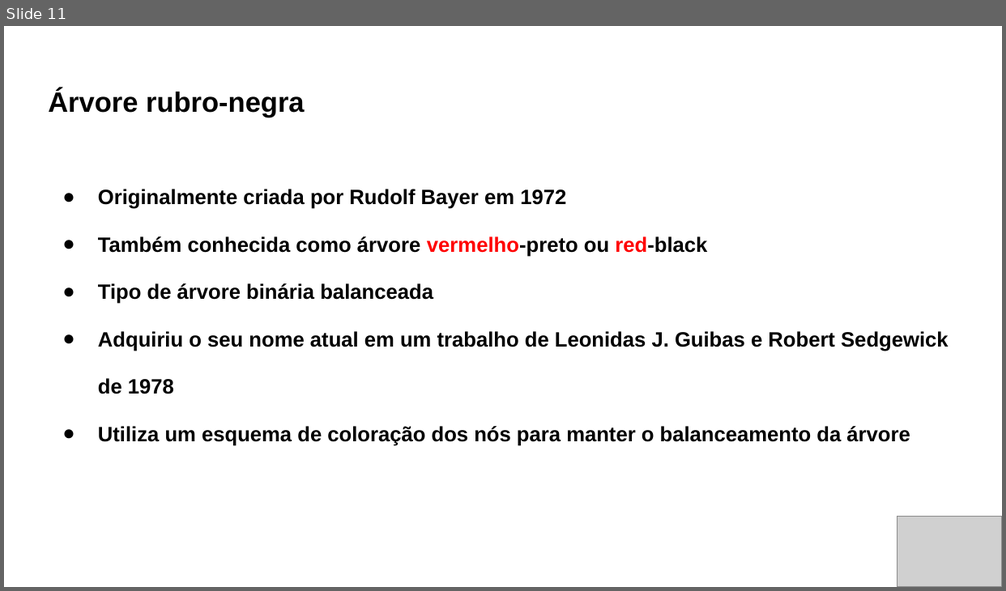
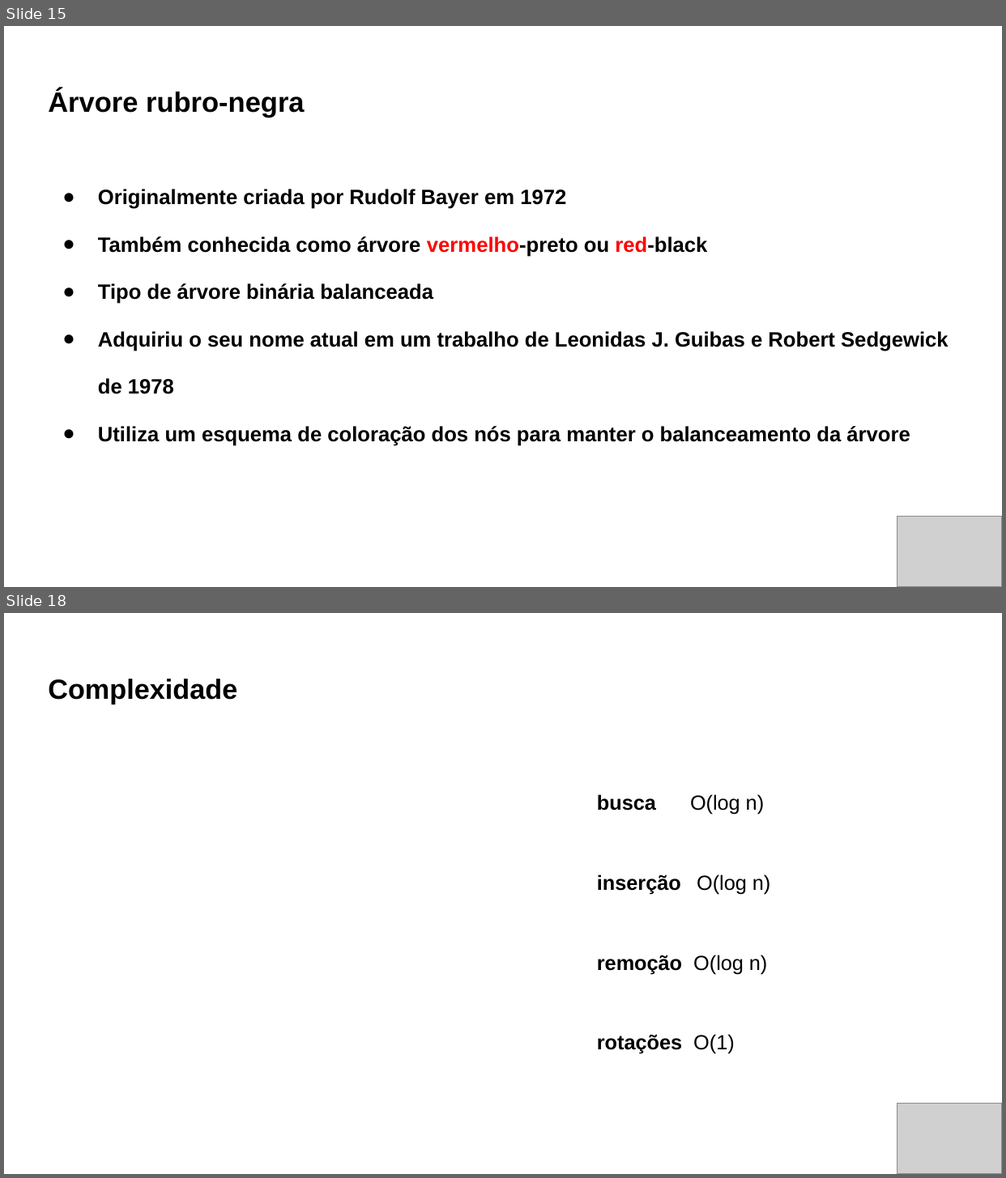
Before and after one commit to Gabrielgermanoo/Huffman, a slide deck: Red_Black/Árvore rubro-negra.pptx. Shown one above the other, each under a label of ours: slide 11 before the commit, slides 15 and 18 after it; the slides between them are not shown. The pictures are 1006x591 and 1006x1178 pixels, drawn with LibreOffice and Linux fonts; fonts in the diff are those of the drawing; grey boxes stand for pictures. Boxes give left, top, right and bottom in pixels: in the first picture for what was removed or moved away, otherwise in the second. Text is boxed around its words. In the diff, an @@ line names an element or a change of style, - is before the commit and + after.

```diff
--- a/Red_Black/Árvore rubro-negra.pptx
+++ b/Red_Black/Árvore rubro-negra.pptx
@@ slide 18 added at [4,613,1002,1174], background #FFFFFF @@
@@ title added at [48,679,237,705], 20 pt, text #000000, bold @@
+Complexidade
@@ text added at [597,794,770,1054], 14.8 pt, text #000000, bold @@
+busca O(log n)
+inserção O(log n)
+remoção O(log n)
+rotações O(1)
@@ picture added at [897,1104,1002,1174] @@
@@ what was slide 11 is now slide 15 @@
```
Also in this commit, not shown: 6 slides changed, 8 other slides added.
